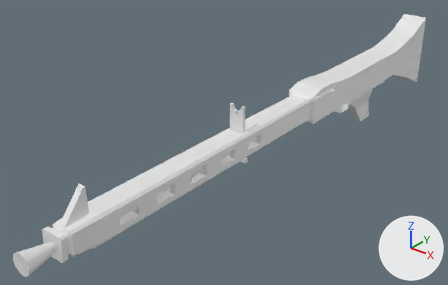
Before and after pictures for a commit that changed the FBX model Assets/Resources/Models/MG3.fbx.
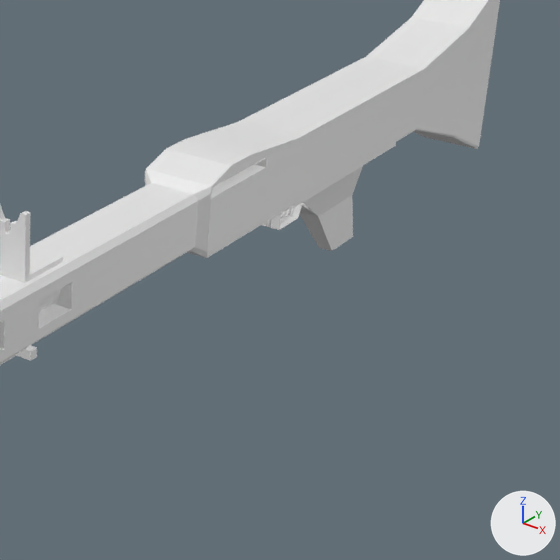
Each version is shown whole from a 50 mm camera at (30.2, -47.4, 24.2) aimed at (-3.3, -5.5, -1.8), then close up on the part from 52% to 100% of the width and 9% to 84% of the height. Every picture has the same lights, and +X, +Y and +Z are marked at lower right.

The scene before the commit, as lines of its bpy script (objects in view):
```python
me_cube_001 = bpy.data.meshes.new('Cube.001')
me_cube_001.from_pydata(...)  # 4258 vertices, 3992 faces; spans x -1.5..1.5, y -30.3..29.7, z -6.1..4.0
ob_cube = bpy.data.objects.new('Cube', me_cube_001)
ob_cube.location = (0.0, 0.0, 0.0)
```
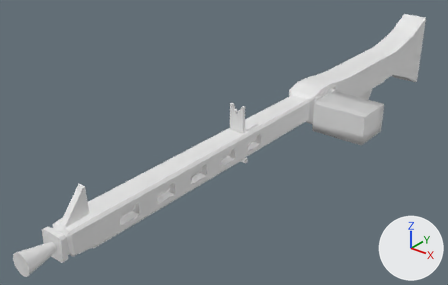
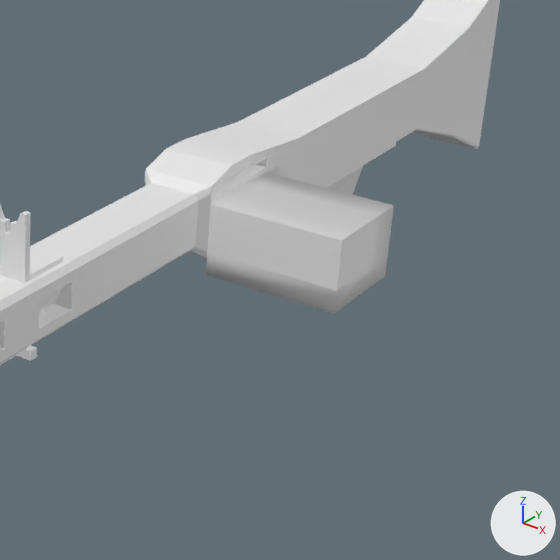
Location of each change, (x1, y1, x2, y2) in pixels of the close-ups (560 x 560 px):
part 1 of me_cube_001, built on: before (207, 173, 281, 253); after (206, 173, 394, 314)

The change, as a diff of the scene's bpy script:
```diff
--- a/Assets/Resources/Models/MG3.fbx.py
+++ b/Assets/Resources/Models/MG3.fbx.py
@@ me_cube_001 @@
 # used by ob_cube; location = (0.0, 0.0, 0.0)
-me_cube_001.from_pydata(...)  # 4258 vertices, 3992 faces; spans x -1.5..1.5, y -30.3..29.7, z -6.1..4.0
+me_cube_001.from_pydata(...)  # 4480 vertices, 4212 faces; spans x -1.5..7.0, y -30.3..29.7, z -6.1..4.0
+# me_cube_001 part 1
+# 4 vertices are removed from x 1.5, y 4.3..5.7, z -1.2..0.7
+# 101 faces are deleted
+# 34 vertices in x 1.5, y 4.3, z -1.2..0.7 move by (5.5, -1.4, 0.0)
+# 34 vertices in x 1.5, y 5.7, z -1.2..0.7 move by (5.5, 1.4, 0.0)
+# 2 vertices move from x 1.5, y 4.3..5.7, z 0.4 to x 7.0, y 2.9..7.1, z 0.3
+# 120 vertices are added at x -0.9..7.0, y 2.9..9.9, z -2.8..0.7
+# 37 new vertices lie (0.0, 1.4, 0.0) away from vertices in x 1.5..7.0, y 2.9..4.3, z -1.2..0.7
+# 37 new vertices lie (0.0, 1.4, 0.0) away from vertices in x 7.0, y 4.3, z -1.2..0.7
+# 6 new vertices lie (5.5, 0.0, 0.0) away from vertices in x 1.5, y 2.9..7.1, z -1.3..0.8
+# 6 new vertices lie (0.0, 0.0, -0.9) away from vertices in x 1.5..7.0, y 2.9..7.1, z -1.3
+# 303 new faces join them
```
